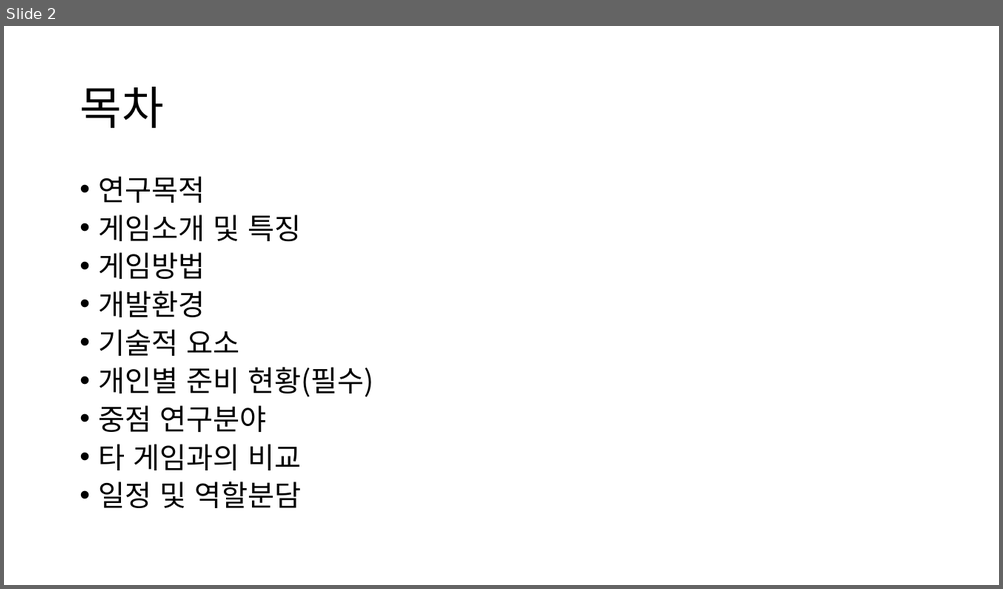
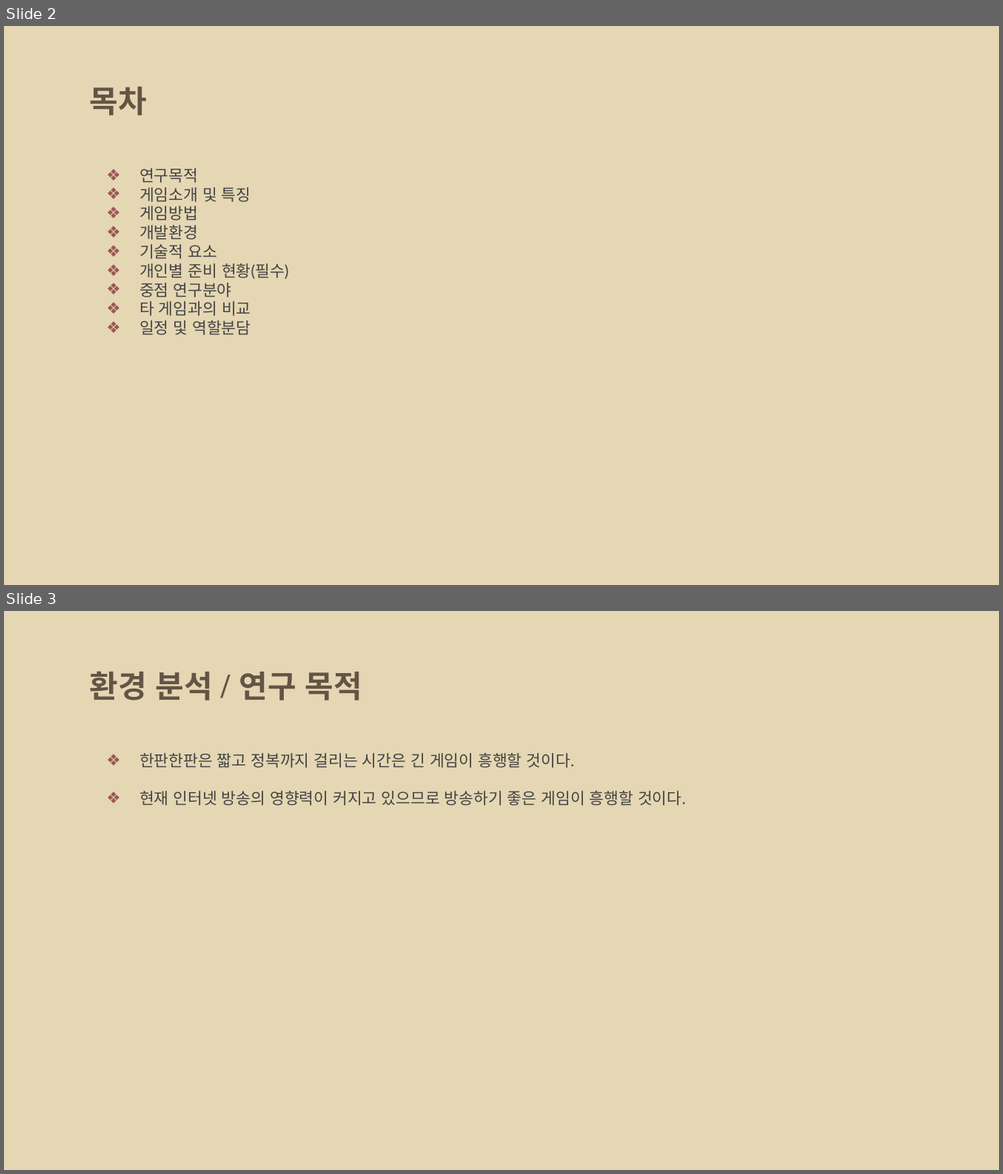
Before and after one commit to Mongzzi/18TUK_GW, a slide deck: Doc/04_제안서/제안서 초안.pptx. Shown one above the other, each under a label of ours: slide 2 before the commit, slides 2 and 3 after it. The pictures are 1003x589 and 1003x1174 pixels, drawn with LibreOffice and Linux fonts; fonts in the diff are those of the drawing; background and template pictures are left out. Boxes give left, top, right and bottom in pixels: in the first picture for what was removed or moved away, otherwise in the second. Text is boxed around its words. In the diff, an @@ line names an element or a change of style, - is before the commit and + after.

```diff
--- a/Doc/04_제안서/제안서 초안.pptx
+++ b/Doc/04_제안서/제안서 초안.pptx
@@ slide 3 added at box(4, 611, 999, 1170), background picture (left out) @@
@@ title added at box(90, 671, 362, 701), 30 pt, text #635445, bold @@
+환경 분석 / 연구 목적
@@ text added at box(139, 753, 686, 806), 15.3 pt, text #434343 @@
+❖ 한판한판은 짧고 정복까지 걸리는 시간은 긴 게임이 흥행할 것이다.
+❖ 현재 인터넷 방송의 영향력이 커지고 있으므로 방송하기 좋은 게임이 흥행할 것이다.
@@ slide 2 changed as well @@
@@ background #FFFFFF to picture (left out) @@
@@ title "목차": place and size @@
-title "목차" at box(79, 87, 163, 128)
+title "목차" at box(90, 87, 147, 116)
@@ title "목차" at box(90, 87, 147, 116): size 44 to 30 pt, font Noto Sans CJK KR to TeX Gyre Schola, text colour #000000 to #635445, bold on; line spacing 0.9 to 1; vertical alignment middle to top @@
@@ text "연구목적": place and size @@
-text "연구목적" at box(99, 176, 375, 508)
+text "연구목적" at box(139, 168, 289, 335)
@@ text "연구목적" at box(139, 168, 289, 335): size 28 to 15.3 pt, font Noto Sans CJK KR to Lato, text colour #000000 to #434343; bullet • to ❖; line spacing 0.8 to 1; less space between paragraphs @@
```
Also in this commit, not shown: 15 other slides changed, 2 other slides added, 4 slides removed.
